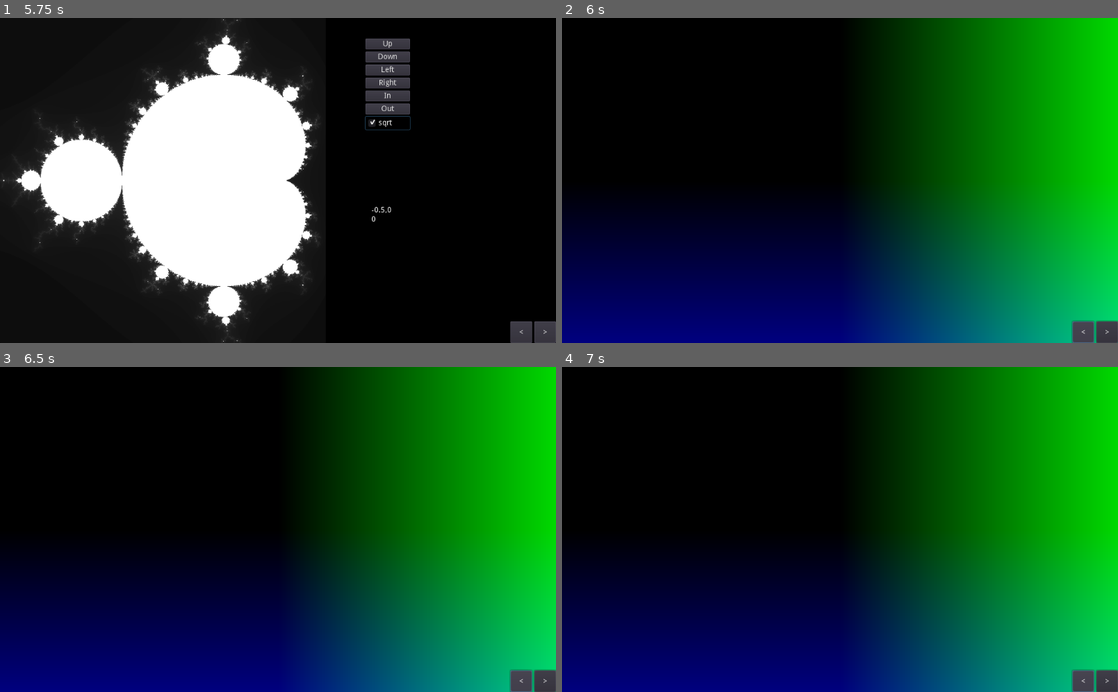
Above: before the commit, frames 1-4 (two rows, left to right).
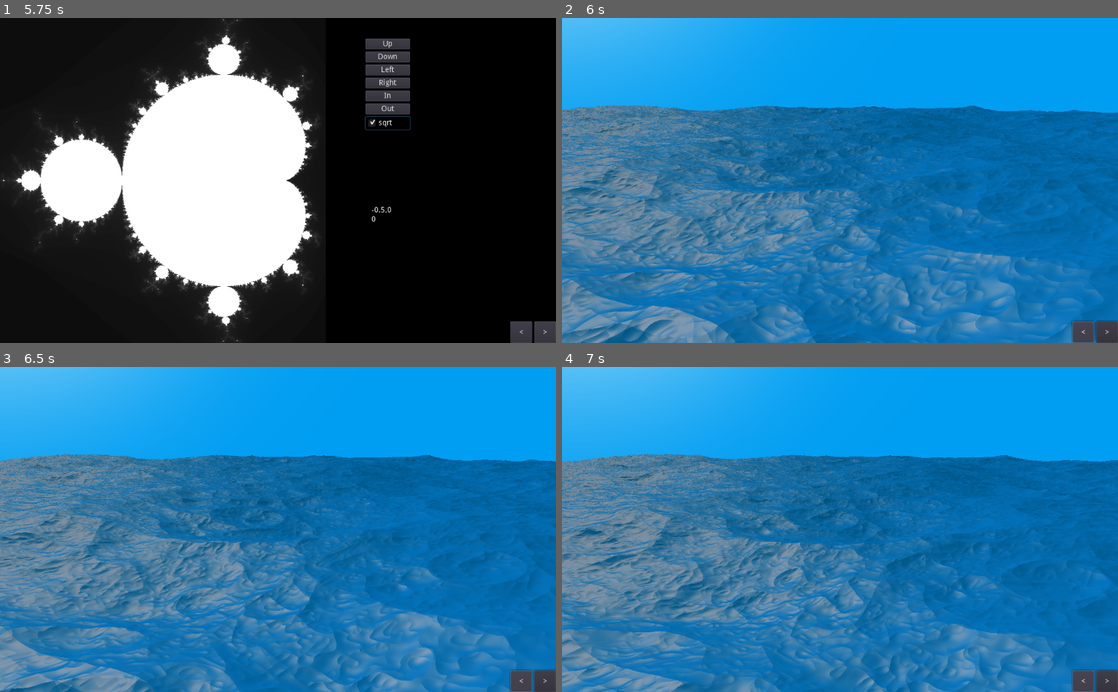
Above: after the commit, the same moments.

Repository: Castux/code-club
Game: Godot game, scene res://Root.tscn
Same seed, same stepped clock (60 frames per second), same inputs: the game is played once before the commit and once after it.
Inputs:
- Up to frame 1 (5.75 s): click "Up" at 0.5 s; click "Down" at 1.25 s; click "Left" at 2 s; click "Right" at 2.75 s; click "In" at 3.5 s; click "Out" at 4.25 s; click "sqrt" at 5 s
- Up to frame 2 (6 s): click "<" at 5.75 s
- Up to frame 3 (6.5 s): no input
- Up to frame 4 (7 s): hold D from 6.53 s (still down)

Frame 1 is identical in both runs. In frame 2, 99% of the frame differs, in the area x 0-100%, y 0-100%; in frame 3, 99%; in frame 4, 99%.

Commit message:
Waves!

Diff:
--- a/shadertoys/Waves/Waves.gd
+++ b/shadertoys/Waves/Waves.gd
@@ -1,4 +1,6 @@
 extends Control
+
+var time = 0.0
 
 func _ready():
 	updateRatio()
@@ -6,3 +8,7 @@
 func updateRatio():
 	var ratio = rect_size.x / rect_size.y
 	material.set_shader_param("ratio", ratio)
+
+func _process(delta):
+	time += delta
+	material.set_shader_param("time", time)
--- a/shadertoys/Waves/Waves.shader
+++ b/shadertoys/Waves/Waves.shader
@@ -3,14 +3,63 @@
 
 uniform float ratio = 2;
 
-uniform int maxIter = 1000;
+uniform int maxIter = 100;
 uniform float precision = 0.001;
 uniform float clip = 1000.0;
-uniform float fov = 1.0;
+uniform float fov = 2.0;
+uniform float time = 0.0;
+uniform vec3 sunDir = vec3(1,1,1);
+
+float hash( float n )
+{
+  return fract(cos(n)*41415.92653);
+}
+
+float noise( in vec3 x )
+{
+  vec3 p  = floor(x);
+  vec3 f  = smoothstep(0.0, 1.0, fract(x));
+  float n = p.x + p.y*57.0 + 113.0*p.z;
+
+  return mix(mix(mix( hash(n+  0.0), hash(n+  1.0),f.x),
+    mix( hash(n+ 57.0), hash(n+ 58.0),f.x),f.y),
+    mix(mix( hash(n+113.0), hash(n+114.0),f.x),
+    mix( hash(n+170.0), hash(n+171.0),f.x),f.y),f.z);
+}
+
+
+float pointy(float f)
+{
+	return pow(1.0 - abs(f), 2);
+}
 
 float distFunc(vec3 pos)
 {
-	return pos.y;
+	vec2 p = pos.xz;
+	float w = 0.0;
+
+	float tshift = time / 5.0;
+	vec2 shift1 = 0.001*vec2( time*160.0*2.0, time*120.0*2.0 );
+
+	w += sin(dot(p, vec2(0.021, 0.0)) + tshift)*4.5;
+	w += sin(dot(p, vec2(0.017, 0.01)) + tshift * 1.1)*4.1;
+	w += sin(dot(p, vec2(0.00104, 0.005)) + tshift * 0.121)*4.0;
+
+	shift1 *= 0.3;
+	float amp = 6.0;
+
+	mat2 m2 = mat2(vec2(1.6,1.2), vec2(-1.2,1.6));
+
+	for (int i=0; i<7; i++)
+	  {
+	    w += abs(sin(noise(vec3(p*0.01 + shift1, 1.0)) - 0.5) * 3.14) * amp;
+	    amp *= .51;
+	    shift1 *= 1.841;
+	    p *= m2*0.9331;
+	  }
+
+
+	return pos.y + w;
 }
 
 vec3 march(vec3 start, vec3 ray, out bool maxedOut, out int iters)
@@ -35,6 +84,55 @@
 	maxedOut = true;
 }
 
+vec3 normal(vec3 pos)
+{
+	float eps = precision/2.0;
+
+	float atCenter = distFunc(pos);
+
+	float dx = distFunc(pos + vec3(eps,0,0)) - atCenter;
+	float dy = distFunc(pos + vec3(0,eps,0)) - atCenter;
+	float dz = distFunc(pos + vec3(0,0,eps)) - atCenter;
+
+	return normalize(vec3(dx,dy,dz));
+}
+
+vec3 sky(vec3 dir)
+{
+	float sundot = dot(dir, normalize(sunDir));
+
+	vec3 skycol = vec3(0,0.62,0.95);
+	vec3 suncol = pow(clamp(sundot,0,1), 10.0) * vec3(1.0,1.0,1.0);
+
+	vec3 one =  vec3(1);
+
+    return one - (one - skycol) * (one - suncol);
+}
+
+vec3 shade(vec3 pos, vec3 ray)
+{
+	vec3 n = normal(pos);
+
+	// Own color
+
+	vec3 ownCol = vec3(0.03,0.34,0.64);
+
+	// Reflect
+
+	float nray = dot(n,ray);
+	vec3 reflected = normalize(ray - 2.0 * nray * n);
+	vec3 skyRefl = sky(reflected);
+
+	// Sun shading
+
+	float d = dot(n,normalize(sunDir));
+
+	// Combine!
+
+	vec3 total = ownCol * d * 0.5 + skyRefl * 0.5;
+	return total;
+}
+
 vec3 screenRay(vec3 eye, vec3 forward, vec2 uv)
 {
 	vec3 up = vec3(0,1,0);
@@ -50,13 +148,15 @@
 {
 	vec2 uv = vec2((UV.x - 0.5) * ratio, UV.y - 0.5);
 
-	vec3 eye = vec3(0,10,0);
-	vec3 forward = vec3(0,-0.5,1);
+	vec3 eye = vec3(0,30,0);
+	vec3 forward = vec3(sin(time / 15.0),-0.25,cos(time / 15.0));
 	vec3 ray = screenRay(eye, forward, uv);
 
 	bool maxedOut;
 	int iters;
 	vec3 hit = march(eye, ray, maxedOut, iters);
 
-	COLOR = vec4(0,uv,1);
+	vec3 s = maxedOut ? sky(ray) : shade(hit, ray);
+
+	COLOR = vec4(s,1);
 }
--- a/shadertoys/Waves/Waves.tscn
+++ b/shadertoys/Waves/Waves.tscn
@@ -3,17 +3,23 @@
 [ext_resource path="res://Waves/Waves.shader" type="Shader" id=1]
 [ext_resource path="res://Waves/Waves.gd" type="Script" id=2]
 
-[sub_resource type="ShaderMaterial" id=2]
+[sub_resource type="ShaderMaterial" id=1]
 shader = ExtResource( 1 )
 shader_param/ratio = 2.0
 shader_param/maxIter = 1000
 shader_param/precision = 0.001
 shader_param/clip = 1000.0
 shader_param/fov = 1.0
+shader_param/time = 0.0
+shader_param/sunDir = Vector3( 1, 1, 1 )
 
 [node name="Canvas" type="ColorRect"]
-material = SubResource( 2 )
+material = SubResource( 1 )
 anchor_right = 1.0
 anchor_bottom = 1.0
 script = ExtResource( 2 )
+__meta__ = {
+"_edit_lock_": true
+}
+
 [connection signal="item_rect_changed" from="." to="." method="updateRatio"]
